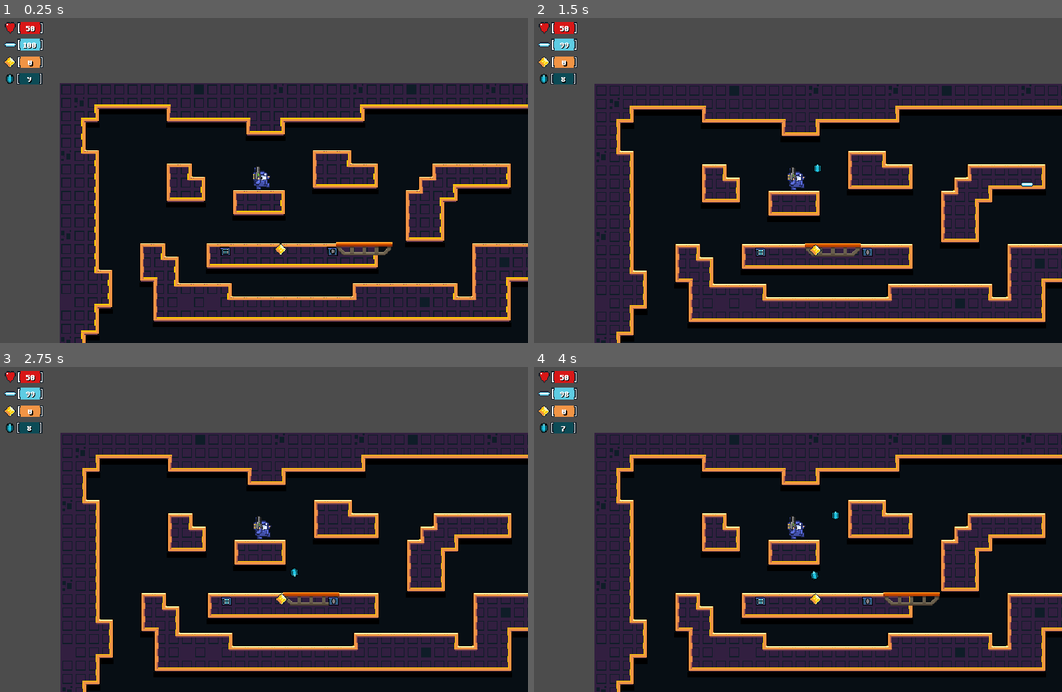
Above: before the commit, frames 1-4 (two rows, left to right).
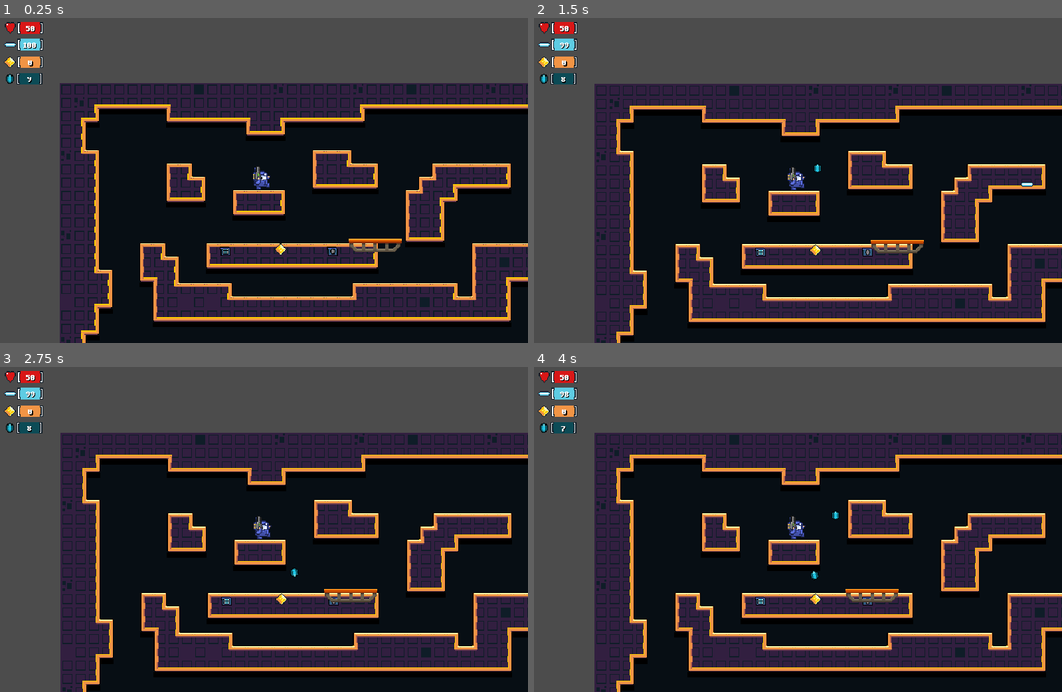
Above: after the commit, the same moments.

Repository: AndyGFX/AGFX_GD3_2DPlatformer_Control
Game: Godot game, scene res://MAIN.tscn
Two runs of this game, one before a commit and one after it. Both use one fixed random seed, a clock stepped at 60 frames per second and the inputs below.
Inputs:
- Up to frame 1 (0.25 s): no input
- Up to frame 2 (1.5 s): tap Enter (ui_accept) at 0.5 s; hold Right (key_right) from 0.53 s (still down); tap W (key_fire) at 0.6 s; tap Space (key_jump) at 0.77 s; tap Q (key_throw) at 1.35 s
- Up to frame 3 (2.75 s): tap Space (key_jump) at 1.52 s; release Right (key_right) at 2.03 s; hold Left (key_left) from 2.03 s (still down); tap F (key_use) at 2.1 s
- Up to frame 4 (4 s): release Left (key_left) at 2.78 s; hold Right (key_right) from 2.78 s (still down); tap W (key_fire) at 2.85 s; tap Space (key_jump) at 3.02, 3.77 s; tap Q (key_throw) at 3.6 s

The runs differ from the first frame. In frame 1, 0.5% of the frame differs, in the area x 63-77%, y 67-74%; in frame 2, 0.5%, in the area x 51-74%, y 68-74%; in frame 3, 0.5%; in frame 4, 0.5%.

Commit message:
Updated with is_on_floor() test problem !!!

Diff:
--- a/MAIN.tscn
+++ b/MAIN.tscn
@@ -3,13 +3,13 @@
 [ext_resource path="res://TMX_Map/TestLevel_000/TestLevel_000.tmx" type="PackedScene" id=1]
 [ext_resource path="res://Scripts/Tilemap/BuildEntities.gd" type="Script" id=2]
 [ext_resource path="res://Entities/Enemies/MoveVertical/Entity_Enemy_V_0.tscn" type="PackedScene" id=3]
-[ext_resource path="res://Prefabs/MoveablePlatform/MoveablePlatform.tscn" type="PackedScene" id=4]
-[ext_resource path="res://Prefabs/Player/Player.tscn" type="PackedScene" id=5]
-[ext_resource path="res://Prefabs/HUD/HUD_Item_Info_HEALTH.tscn" type="PackedScene" id=6]
-[ext_resource path="res://Prefabs/HUD/HUD_Item_Info_AMMO.tscn" type="PackedScene" id=7]
-[ext_resource path="res://Prefabs/HUD/HUD_Item_Info_COINS.tscn" type="PackedScene" id=8]
-[ext_resource path="res://Prefabs/HUD/HUD_Item_Info_GRANADE.tscn" type="PackedScene" id=9]
-[ext_resource path="res://Prefabs/MessagePanel/MessageInfoPanel.tscn" type="PackedScene" id=10]
+[ext_resource path="res://Prefabs/Player/Player.tscn" type="PackedScene" id=4]
+[ext_resource path="res://Prefabs/HUD/HUD_Item_Info_HEALTH.tscn" type="PackedScene" id=5]
+[ext_resource path="res://Prefabs/HUD/HUD_Item_Info_AMMO.tscn" type="PackedScene" id=6]
+[ext_resource path="res://Prefabs/HUD/HUD_Item_Info_COINS.tscn" type="PackedScene" id=7]
+[ext_resource path="res://Prefabs/HUD/HUD_Item_Info_GRANADE.tscn" type="PackedScene" id=8]
+[ext_resource path="res://Prefabs/MessagePanel/MessageInfoPanel.tscn" type="PackedScene" id=9]
+[ext_resource path="res://Prefabs/MoveablePlatform/MoveablePlatform.tscn" type="PackedScene" id=10]
 
 [node name="MAIN" type="Node"]
 
@@ -23,42 +23,43 @@
 position = Vector2( 728, 121 )
 velocity = Vector2( 0, 1 )
 
-[node name="MoveablePlatform" parent="Entities" instance=ExtResource( 4 )]
-position = Vector2( 317.252, 187.279 )
-
-[node name="Player" parent="." instance=ExtResource( 5 )]
+[node name="Player" parent="." instance=ExtResource( 4 )]
 position = Vector2( 247.483, 99.1266 )
 jumpForce = 380
 
 [node name="CanvasLayer" type="CanvasLayer" parent="."]
 editor/display_folded = true
 
-[node name="HUD_Item_Info-HEALTH" parent="CanvasLayer" instance=ExtResource( 6 )]
+[node name="HUD_Item_Info-HEALTH" parent="CanvasLayer" instance=ExtResource( 5 )]
 margin_left = 9.0
 margin_top = 13.0
 margin_right = 57.0
 margin_bottom = 29.0
 
-[node name="HUD_Item_Info-AMMO" parent="CanvasLayer" instance=ExtResource( 7 )]
+[node name="HUD_Item_Info-AMMO" parent="CanvasLayer" instance=ExtResource( 6 )]
 margin_left = 9.0
 margin_top = 33.0
 margin_right = 57.0
 margin_bottom = 49.0
 
-[node name="HUD_Item_Info-COINS" parent="CanvasLayer" instance=ExtResource( 8 )]
+[node name="HUD_Item_Info-COINS" parent="CanvasLayer" instance=ExtResource( 7 )]
 margin_left = 9.0
 margin_top = 54.0
 margin_right = 57.0
 margin_bottom = 70.0
 
-[node name="HUD_Item_Info-GRANADE" parent="CanvasLayer" instance=ExtResource( 9 )]
+[node name="HUD_Item_Info-GRANADE" parent="CanvasLayer" instance=ExtResource( 8 )]
 margin_left = 8.0
 margin_top = 74.0
 margin_right = 56.0
 margin_bottom = 90.0
 
-[node name="MSGPanel" parent="." instance=ExtResource( 10 )]
+[node name="MSGPanel" parent="." instance=ExtResource( 9 )]
 margin_left = 744.0
 margin_top = -103.0
 margin_right = 744.0
 margin_bottom = -103.0
+
+[node name="MoveablePlatform" parent="." instance=ExtResource( 10 )]
+position = Vector2( 320.347, 183.387 )
+speed = 10
--- a/Prefabs/MoveablePlatform/MoveablePlatform.gd
+++ b/Prefabs/MoveablePlatform/MoveablePlatform.gd
@@ -2,7 +2,7 @@
 
 onready var follow = $PathFollow2D
 
-export var speed = 2
+export var speed = 20
 var tween
 var _start = 0
 var _end = 0.9999
--- a/Prefabs/MoveablePlatform/MoveablePlatform.tscn
+++ b/Prefabs/MoveablePlatform/MoveablePlatform.tscn
@@ -1,24 +1,20 @@
-[gd_scene load_steps=7 format=2]
+[gd_scene load_steps=5 format=2]
 
 [ext_resource path="res://Prefabs/MoveablePlatform/MoveablePlatform.gd" type="Script" id=1]
 [ext_resource path="res://Prefabs/MoveablePlatform/MoveablePlatform.png" type="Texture" id=2]
-[ext_resource path="res://Scripts/Surface/SurfaceProperties.gd" type="Script" id=3]
 
 [sub_resource type="Curve2D" id=1]
 _data = {
-"points": PoolVector2Array( 0, 0, 0, 0, 62.1077, -4, 0, 0, 0, 0, -59, -4 )
+"points": PoolVector2Array( 0, 0, 0, 0, 62.4462, -4, 0, 0, 0, 0, -59, -4 )
 }
 
 [sub_resource type="RectangleShape2D" id=2]
 extents = Vector2( 31.9653, 2.77689 )
 
-[sub_resource type="RectangleShape2D" id=3]
-extents = Vector2( 31.2231, 3 )
-
 [node name="MoveablePlatform" type="Path2D"]
-scale = Vector2( 1.05691, 1 )
 curve = SubResource( 1 )
 script = ExtResource( 1 )
+speed = 200
 
 [node name="PathFollow2D" type="PathFollow2D" parent="."]
 position = Vector2( 62.1077, -4 )
@@ -35,10 +31,3 @@
 [node name="CollisionShape2D" type="CollisionShape2D" parent="PathFollow2D/KinematicBody2D"]
 position = Vector2( 0.0296326, -5.63329 )
 shape = SubResource( 2 )
-
-[node name="SurfacePropertiesCallBack" type="Area2D" parent="."]
-script = ExtResource( 3 )
-
-[node name="CollisionShape2D" type="CollisionShape2D" parent="SurfacePropertiesCallBack"]
-position = Vector2( 62.4462, -15 )
-shape = SubResource( 3 )
--- a/Prefabs/Player/Player.tscn
+++ b/Prefabs/Player/Player.tscn
@@ -22,7 +22,8 @@
 __meta__ = {
 "_edit_lock_": true
 }
-jumpForce = 370
+playerMaxSpeed = 150
+jumpForce = 250
 jumpCount = 1
 
 [node name="Body" type="Node2D" parent="."]
--- a/Scripts/Movement/MovePlatformer.gd
+++ b/Scripts/Movement/MovePlatformer.gd
@@ -10,7 +10,10 @@
 var accel = 0
 var movement = 0
 var velocity = Vector2()
+var gravity = Vector2()
+var floor_velocity= Vector2()
 var facing = Globals.eFacing.TO_RIGHT
+const MAX_SPEED = 600
 
 # -----------------------------------------------------------
 # Wall sliding properties
@@ -80,11 +83,11 @@
 	_shape_crunch = obj.get_node("PlayerShapeCrunch")
 	_shape_crunch.disabled = true
 
+
 # -----------------------------------------------------------
 # Apply movement to object
 # -----------------------------------------------------------
 func Apply(delta):
-
 	velocity += world_gravity * delta
 
 	movement = 0
@@ -110,51 +113,39 @@
 			_shape_walk.disabled=false
 			_shape_crunch.disabled=true
 
-
-	isOnGround = object.is_on_floor()
-	isOnWall = object.is_on_wall()
+	if(isOnGround or self.floor_velocity.x!=0):
+		_jump_count = 0
 
 	movement*=speed
 
 	#velocity.x = lerp(velocity.x, movement, accel)
 	velocity.x = movement
 
-	if (isOnWall and !isOnGround):
-		velocity.y = velocity.y * wallSlideSpeed
-
-	var floor_velocity = object.get_floor_velocity()
+
+	if key_3.IsPressed() and _jump_count<max_jump_count:
+		jumping = true
+		velocity.y -= jumpForce
+		_jump_count += 1
+
+
+	if (velocity.y > 0 and isOnWall==false):
+		jumping = false
+		inHurt = false
+
+	if abs(velocity.y)>1 or abs(velocity.x) > 1:
+		inMotion = true;
+
+	self.floor_velocity = object.get_floor_velocity()
 #
-	if (floor_velocity.x > 1 or floor_velocity.x < -1 ):
+	if (floor_velocity.x > 0.1 or floor_velocity.x < -0.1 ):
 		velocity = object.move_and_slide(floor_velocity,FLOOR_NORMAL,false)
 	else:
 		velocity = object.move_and_slide(velocity,FLOOR_NORMAL,true)
 
-
-
-
-	if(isOnGround):
-		_jump_count = 0
-
-	if isOnWall:
-		# Apply jump force on key pressed when is enabled on WALL
-		if key_3.IsPressed():
-			jumping = true
-			velocity.y -= jumpForce*2.0
-	else:
-		# Apply jump force on key pressed when is enabled on GROUND
-		if key_3.IsPressed() and _jump_count<max_jump_count:
-			jumping = true
-			velocity.y -= jumpForce
-			_jump_count += 1
-
-
-	if (velocity.y > 0 and isOnWall==false):
-		jumping = false
-		inHurt = false
-
-	if abs(velocity.y)>1 or abs(velocity.x) > 1:
-		inMotion = true;
-
+	isOnGround = object.is_on_floor()
+	isOnWall = object.is_on_wall()
+
+	print(isOnGround)
 
 # -----------------------------------------------------------
 # Get last velocity vector
--- /dev/null
+++ b/Scripts/Movement/Moving.gd
@@ -0,0 +1,29 @@
+extends KinematicBody2D
+
+var speed = 5000
+var direction = 1
+var velocity = Vector2(0,0)
+var distance = 200
+var current_pos = Vector2(0,0)
+var start_pos = Vector2(0,0)
+
+func _ready():
+
+	self.start_pos = self.get_position()
+	pass # Replace with function body.
+
+
+func _physics_process(delta):
+
+
+	velocity.x = direction * speed * delta
+
+	move_and_slide(velocity, Vector2(0,0))
+
+	self.current_pos = self.get_position()
+
+	var current_dist = self.current_pos.x - self.start_pos.x
+
+	if (current_dist>=distance) or (current_dist<=0): direction = -direction
+
+	pass
--- /dev/null
+++ b/TestMoveablePlatform.tscn
@@ -0,0 +1,28 @@
+[gd_scene load_steps=5 format=2]
+
+[ext_resource path="res://Prefabs/Player/Player.tscn" type="PackedScene" id=1]
+[ext_resource path="res://Sprites/Palette.png" type="Texture" id=2]
+[ext_resource path="res://Prefabs/MoveablePlatform/MoveablePlatform_2.tscn" type="PackedScene" id=3]
+
+[sub_resource type="RectangleShape2D" id=1]
+extents = Vector2( 303.916, 10 )
+
+[node name="Node2D" type="Node2D"]
+
+[node name="Player" parent="." instance=ExtResource( 1 )]
+position = Vector2( 316.078, 200.894 )
+
+[node name="StaticBody2D" type="StaticBody2D" parent="."]
+editor/display_folded = true
+position = Vector2( 318, 251 )
+
+[node name="CollisionShape2D" type="CollisionShape2D" parent="StaticBody2D"]
+shape = SubResource( 1 )
+
+[node name="Sprite" type="Sprite" parent="StaticBody2D"]
+position = Vector2( -27.126, 0.131761 )
+scale = Vector2( 110.909, 2.02772 )
+texture = ExtResource( 2 )
+
+[node name="MoveablePlatform" parent="." instance=ExtResource( 3 )]
+position = Vector2( 251.837, 232.754 )
Not shown, changed: Animations/Player/Soso MASTER animation.png.import
Not shown, changed: Entities/Ammo/Ammo_0.png.import
Not shown, changed: Entities/Coin/Coin_0.png.import
Not shown, changed: Entities/Enemies/MoveHorizontal/enemy_0.png.import
Not shown, changed: Entities/Enemies/MoveVertical/enemy_V_0.png.import
Not shown, changed: Entities/Granade/Granade_0.png.import
Not shown, changed: Entities/Hazard/Hazard_Down/Hazard_down_0.png.import
Not shown, changed: Entities/Hazard/Hazard_Left/Hazard_left_0.png.import
Not shown, changed: Entities/Hazard/Hazard_Right/Hazard_right_0.png.import
Not shown, changed: Entities/Hazard/Hazard_Up/Hazard_up_0.png.import
Not shown, changed: Entities/Health/Health_3.png.import
Not shown, changed: Entities/InfoPanel/InfoPanel.png.import
(and 29 more such lines)
